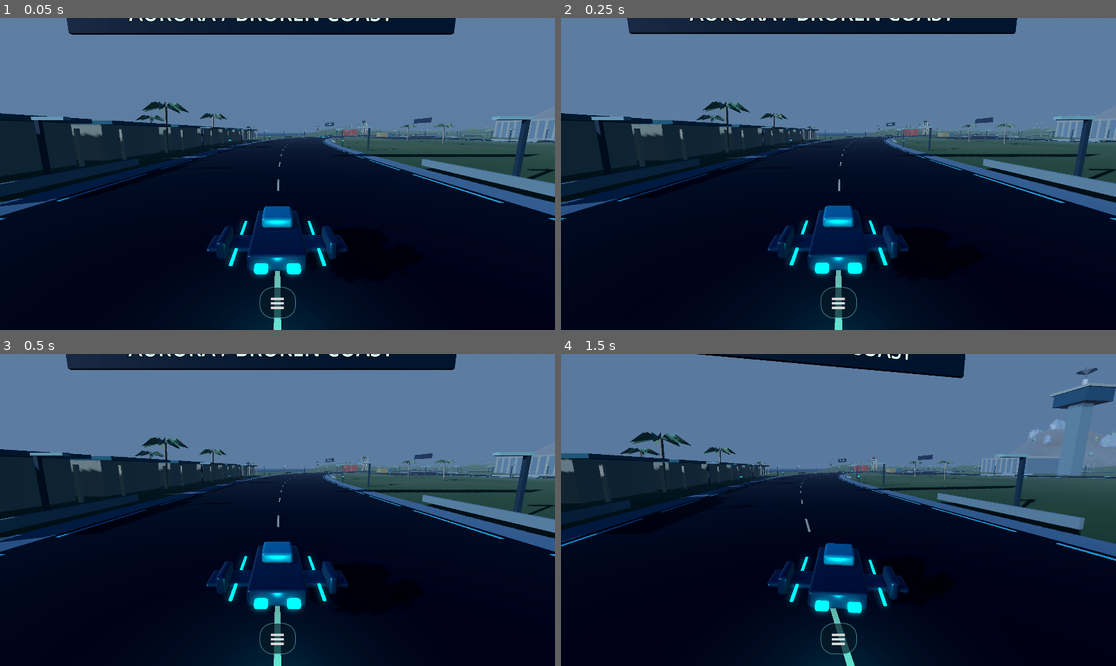
Above: before the commit, frames 1-4 (two rows, left to right).
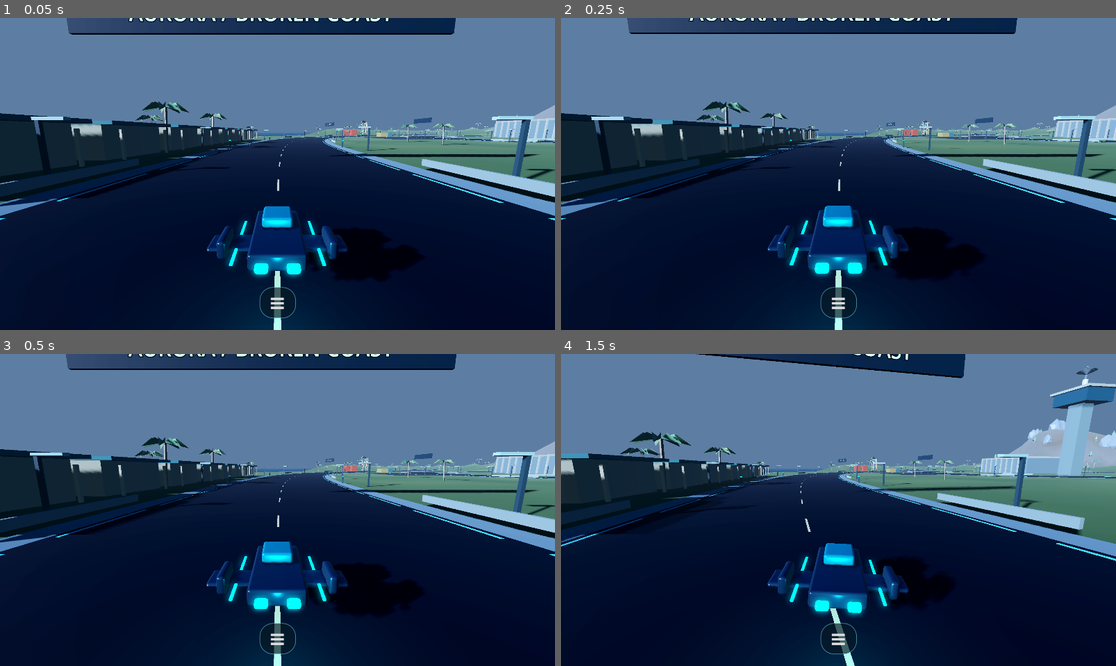
Above: after the commit, the same moments.

Repository: Tricky-Nerdy/neon-pursuit-playtest
Game: Godot game, scene res://scenes/main.tscn
The game is run twice, just before and just after one commit, with the same random seed, the same clock (stepped at 60 frames per second) and the same inputs.
Inputs (mouse positions are in pixels of both pictures, inside the frame that each line leads up to):
- Up to frame 1 (0.05 s): no input
- Up to frame 2 (0.25 s): no input
- Up to frame 3 (0.5 s): no input
- Up to frame 4 (1.5 s): tap Enter at 0.5 s; move the mouse to (960, 494) at 0.52 s; hold D (right) 0.53-1.25 s; hold Space (boost) 0.53-1.25 s; click (960, 494) at 0.67 s; drag from (727, 525) to (810, 572) at 1.27 s

The runs differ from the first frame. In frame 1, 12% of the frame differs, in the area x 0-100%, y 0-100%; in frame 2, 12%; in frame 3, 12%; in frame 4, 16%.

Commit message:
Build readable main scene skeleton and free roam spawns

Diff:
--- a/scenes/main.tscn
+++ b/scenes/main.tscn
@@ -1,6 +1,39 @@
-[gd_scene format=3 uid="uid://cdcrefw2g3emc"]
+[gd_scene load_steps=3 format=3 uid="uid://cdcrefw2g3emc"]
 
-[ext_resource type="Script" uid="uid://r3tf1lqbwvn0" path="res://scripts/game.gd" id="1"]
+[ext_resource type="Script" uid="uid://r3tf1lqbwvn0" path="res://scripts/game.gd" id="1_game"]
+[ext_resource type="Script" path="res://scripts/coast_map.gd" id="2_world"]
 
 [node name="NeonPursuit" type="Node3D" unique_id=701572690]
-script = ExtResource("1")
+script = ExtResource("1_game")
+
+[node name="World" type="Node3D" parent="."]
+script = ExtResource("2_world")
+
+[node name="FreeRoamSpawns" type="Node3D" parent="World"]
+
+[node name="Coast" type="Marker3D" parent="World/FreeRoamSpawns"]
+position = Vector3(0, 2.15, 470)
+rotation = Vector3(0, 0, 0)
+
+[node name="Harbor" type="Marker3D" parent="World/FreeRoamSpawns"]
+position = Vector3(-500, 2.15, 240)
+rotation = Vector3(0, -1.2, 0)
+
+[node name="Canyon" type="Marker3D" parent="World/FreeRoamSpawns"]
+position = Vector3(-370, 2.15, -360)
+rotation = Vector3(0, 2.1, 0)
+
+[node name="Airfield" type="Marker3D" parent="World/FreeRoamSpawns"]
+position = Vector3(500, 2.15, 180)
+rotation = Vector3(0, 0.9, 0)
+
+[node name="Vehicles" type="Node3D" parent="."]
+
+[node name="Gameplay" type="Node3D" parent="."]
+
+[node name="UI" type="CanvasLayer" parent="."]
+
+[node name="Camera" type="Camera3D" parent="."]
+current = true
+fov = 75.0
+physics_interpolation_mode = 2
